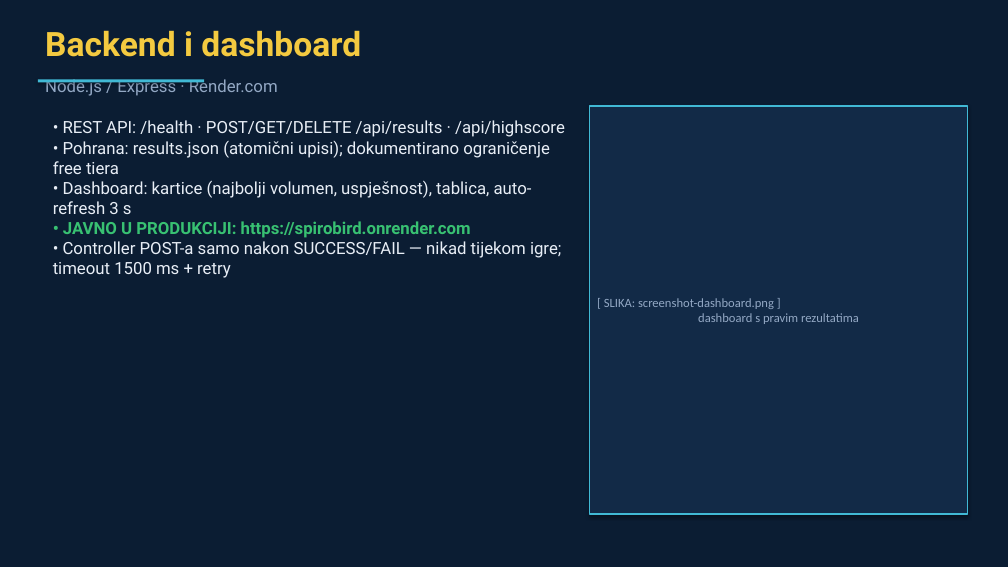
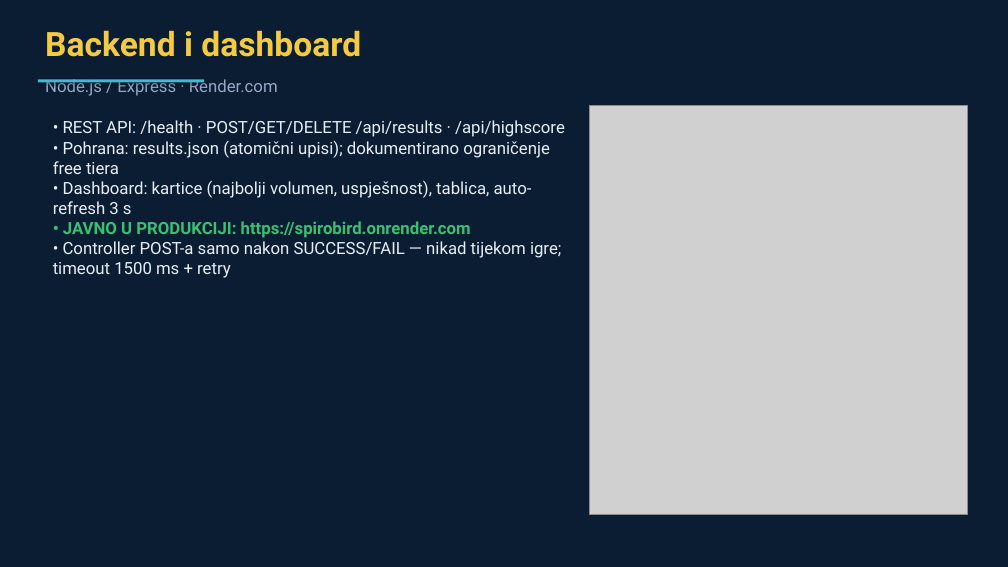
Before and after one commit to hrco69/SpiroBird, a slide deck: slide 12 of docs/presentation/SpiroBird-prezentacija.pptx. Drawn at 1008x567 pixels with LibreOffice and Linux fonts; fonts in the diff are those of the drawing; grey boxes stand for pictures. Boxes give left, top, right and bottom in pixels: in the first picture for what was removed or moved away, otherwise in the second. Text is boxed around its words. In the diff, an @@ line names an element or a change of style, - is before the commit and + after.

Commit message:
Prezentacija: finalna verzija sa svim slikama (MPO fotke konvertirane u JPEG)

```diff
--- a/docs/presentation/SpiroBird-prezentacija.pptx
+++ b/docs/presentation/SpiroBird-prezentacija.pptx
@@ rectangle removed at <box>590,106,968,514</box> @@
-[ SLIKA: screenshot-dashboard.png ]
-dashboard s pravim rezultatima
@@ picture added at <box>590,106,968,514</box> @@
```
Also in this commit, not shown: 6 other slides changed, 2 other files.
